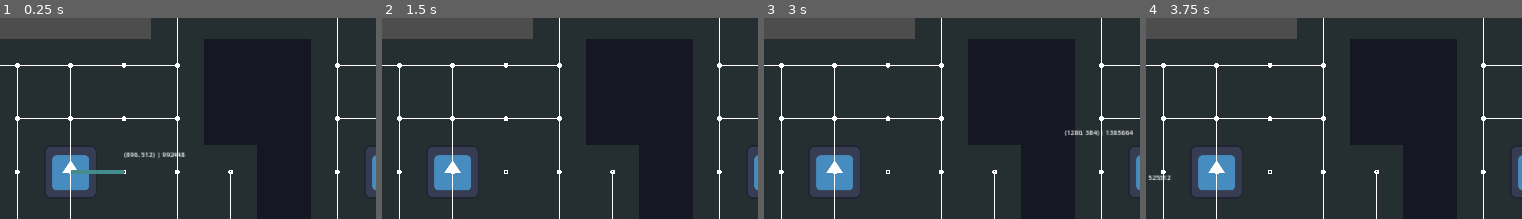
Above: before the commit, frames 1-4 (left to right).
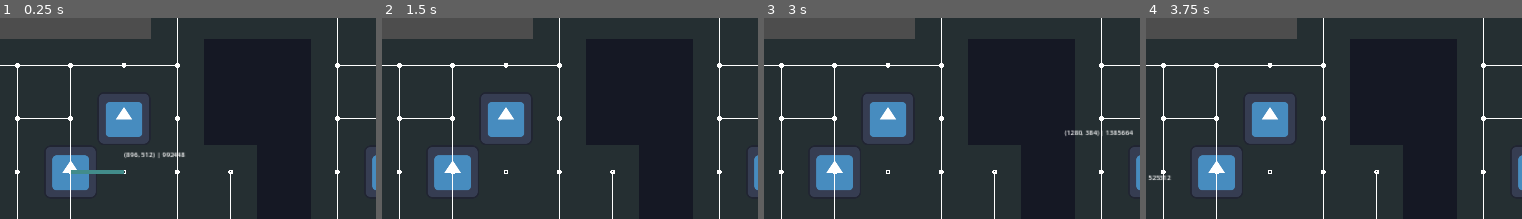
Above: after the commit, the same moments.

Repository: Petiazediter/godot-board-game
Game: Godot game, scene res://scenes/dungeon_scene.tscn
Two runs of this game, one before a commit and one after it. Both use one fixed random seed, a clock stepped at 60 frames per second and the inputs below. This scene is started directly instead of the project's main scene. The engine's default icon, where the game draws it, is replaced by a stand-in: a white triangle on a blue panel in a dark square.
Inputs (mouse positions are % of the whole screen's width and height, from its top left):
- Up to frame 1 (0.25 s): no input
- Up to frame 2 (1.5 s): click "Select me :)" at 0.5 s; click "Select me :)" at 1.25 s
- Up to frame 3 (3 s): click "Select me :)" at 2 s; tap Enter at 2.75 s; move the mouse to (76, 39) at 2.77 s; hold Right mouse button (move_to_grid) from 2.78 s (still down)
- Up to frame 4 (3.75 s): tap Space at 3.5 s; move the mouse to (32, 50) at 3.52 s; release Right mouse button (move_to_grid) at 3.53 s; right-click (32, 50) at 3.6 s
The pictures show only the part of the screen within x 37-87%, y 10-60%; the shares and areas given below are measured in that part.

The runs differ from the first frame. In frame 1, 3.3% of the frame differs, in the area x 19-47%, y 37-63%; in frame 2, 3.3%; in frame 3, 3.3%; in frame 4, 3.3%.

Commit message:
feat: dynamic obstacles

Diff:
--- a/nodes/AstarTileMap/AstarTileMap.gd
+++ b/nodes/AstarTileMap/AstarTileMap.gd
@@ -8,6 +8,7 @@
 var astar: AStar2D = AStar2D.new();
 var obstacles: Array[Vector2] = [];
 var unit_positions: Array[Vector2] = [];
+var dynamic_obstacles: Array[Vector2] = [];
 
 func _ready() -> void:
 	character_manager.on_update_characters.connect(update);
@@ -16,6 +17,7 @@
 func update() -> void:
 	create_pathfinding_points();
 	register_units();
+	register_dynamic_obstacles();
 
 func create_pathfinding_points() -> void:
 	astar.clear()
@@ -41,6 +43,11 @@
 		if player is PlayableCharacter:
 			unit_positions.append(player.global_position);
 
+func register_dynamic_obstacles():
+	for dynamic_obstacle in get_children():
+		if dynamic_obstacle is DynamicObstacle:
+			dynamic_obstacles.append(dynamic_obstacle.global_position)
+
 func is_obstacle(cell_data: TileData):
 	return cell_data.get_custom_data("is_walkable") == false;
 
@@ -48,6 +55,8 @@
 	if obstacle_position == ignore_obstacle_position: return false
 	for obstacle in obstacles:
 		if obstacle == obstacle_position: return true
+	for dynamic_obstacle in dynamic_obstacles:
+		if dynamic_obstacle == obstacle_position: return true
 	return false
 
 func position_has_unit(unit_position: Vector2, ignore_unit_position = null) -> bool:
@@ -87,9 +96,11 @@
 	if should_avoid_obstacles:
 		set_disable_points_for_units(true, to);
 		set_disable_points_for_obstacles(true);
+		set_disable_points_for_dynamic_obstacles(true);
 	var astar_path = astar.get_point_path(get_point(from), get_point(to))
 	set_disable_points_for_obstacles(false);
 	set_disable_points_for_units(false, to);
+	set_disable_points_for_dynamic_obstacles(false);
 
 	var paths: Array = set_path_length(astar_path, steps);
 	var is_error: bool = false;
@@ -112,6 +123,10 @@
 	for obstacle in obstacles:
 		astar.set_point_disabled(get_point(obstacle), value);
 
+func set_disable_points_for_dynamic_obstacles(value: bool):
+	for dynamic_obstacle in dynamic_obstacles:
+		astar.set_point_disabled(get_point(dynamic_obstacle), value);
+
 func set_disable_points_for_units(value: bool, ignore_pos: Vector2):
 	for unit in unit_positions:
 		if unit != ignore_pos:
--- /dev/null
+++ b/nodes/AstarTileMap/DynamicObstacle/DynamicObstacleLogic.gd
@@ -0,0 +1,4 @@
+extends Node2D
+class_name DynamicObstacle
+
+var is_destroyable: bool = false;
--- a/scenes/dungeon_scene.tscn
+++ b/scenes/dungeon_scene.tscn
@@ -6,6 +6,7 @@
 [ext_resource type="Texture2D" uid="uid://db2303dtijlba" path="res://tilemap1.png" id="1_m128l"]
 [ext_resource type="Script" path="res://nodes/AstarTileMap/AstarTileMap.gd" id="3_c1bek"]
 [ext_resource type="Script" path="res://nodes/CharacterManager/CharacterManagerLogic.gd" id="4_8fqq0"]
+[ext_resource type="Script" path="res://nodes/AstarTileMap/DynamicObstacle/DynamicObstacleLogic.gd" id="4_kwyi4"]
 [ext_resource type="PackedScene" uid="uid://bay4o8vqqc0gj" path="res://nodes/CharacterManager/PlayableCharacter/PlayableCharacter.tscn" id="5_np5tb"]
 [ext_resource type="Script" path="res://nodes/AstarDebug/AstarDebug.gd" id="7_nqwlc"]
 [ext_resource type="Script" path="res://nodes/AvailableCharacterList/AvailableCharactersListLogic.gd" id="8_2dj0u"]
@@ -32,6 +33,14 @@
 tile_set = SubResource("TileSet_gk0af")
 script = ExtResource("3_c1bek")
 character_manager = NodePath("../CharacterManager")
+
+[node name="ObstacleObject" type="Node2D" parent="Layer0"]
+position = Vector2(896, 384)
+script = ExtResource("4_kwyi4")
+
+[node name="Sprite2D" type="Sprite2D" parent="Layer0/ObstacleObject"]
+texture = ExtResource("1_6dklj")
+offset = Vector2(64, 64)
 
 [node name="CharacterManager" type="Node2D" parent="."]
 script = ExtResource("4_8fqq0")
Not shown: 1 places in scenes/dungeon_scene.tscn that only renumber resources
